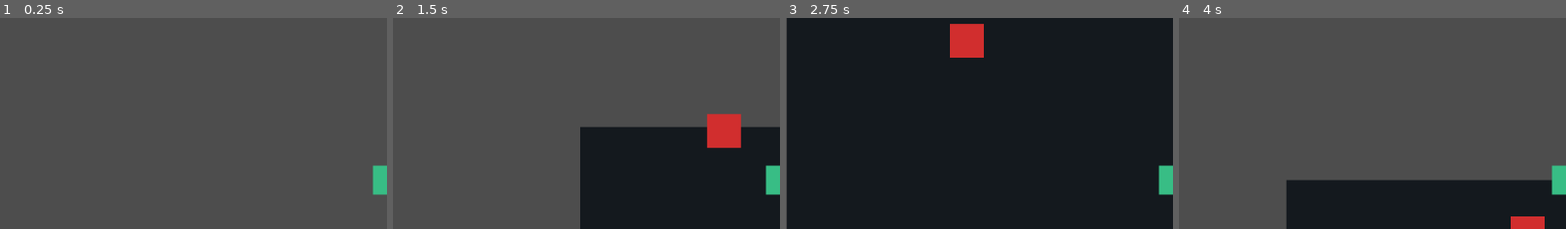
Above: before the commit, frames 1-4 (left to right).
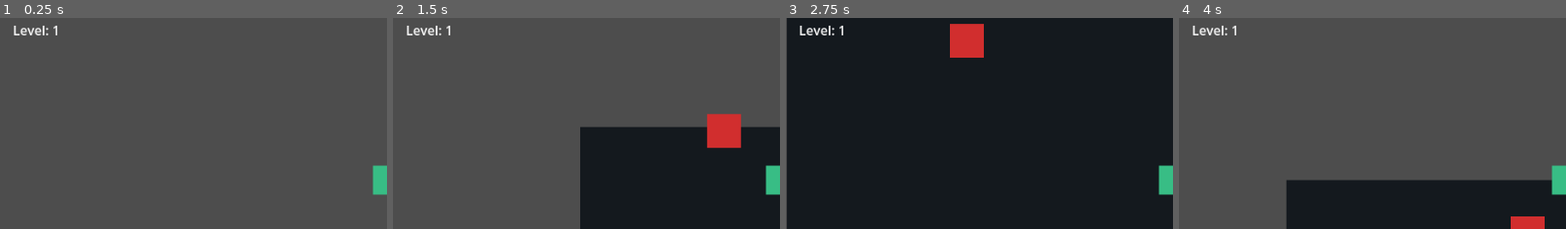
Above: after the commit, the same moments.

Repository: djlasher/Multi-Agent-Volume-1-RPG
Game: Godot game, scene res://scenes/main.tscn
Two runs of this game, one before a commit and one after it. Both use one fixed random seed, a clock stepped at 60 frames per second and the inputs below.
Inputs (mouse positions are % of the whole screen's width and height, from its top left):
- Up to frame 1 (0.25 s): no input
- Up to frame 2 (1.5 s): tap Enter at 0.5 s; move the mouse to (72, 43) at 0.52 s; hold Right (ui_right) 0.53-1.28 s; tap R at 0.6, 1.35 s; click (72, 43) at 0.67 s; tap Space at 0.77 s; move the mouse to (30, 54) at 1.27 s; hold Down (ui_down) from 1.28 s (still down)
- Up to frame 3 (2.75 s): tap Space at 1.52 s; move the mouse to (60, 26) at 2.02 s; release Down (ui_down) at 2.03 s; hold Right (ui_right) from 2.03 s (still down); tap R at 2.1 s
- Up to frame 4 (4 s): move the mouse to (45, 69) at 2.77 s; release Right (ui_right) at 2.78 s; hold Up (ui_up) 2.78-3.53 s; tap R at 2.85, 3.6 s; click (45, 69) at 2.92 s; tap Space at 3.02, 3.77 s; move the mouse to (80, 64) at 3.52 s; hold Left (ui_left) from 3.53 s (still down)
The pictures show only the part of the screen within x 0-50%, y 10-60%; the shares and areas given below are measured in that part.

The runs differ from the first frame. In frame 1, 0.3% of the frame differs, in the area x 3-15%, y 3-9%; in frame 2, 0.3%; in frame 3, 0.3%; in frame 4, 0.3%.

Commit message:
Add XP level up loop

Diff:
--- a/scenes/main.tscn
+++ b/scenes/main.tscn
@@ -44,6 +44,23 @@
 offset_bottom=70.0
 text="XP: 0"
 
+[node name="LevelLabel" type="Label" parent="GameUI"]
+offset_left=16.0
+offset_top=72.0
+offset_right=220.0
+offset_bottom=98.0
+text="Level: 1"
+
+[node name="LevelUpLabel" type="Label" parent="GameUI"]
+visible=false
+offset_left=324.0
+offset_top=120.0
+offset_right=636.0
+offset_bottom=168.0
+text="Level Up! Speed +25"
+horizontal_alignment=1
+vertical_alignment=1
+
 [node name="GameOverLabel" type="Label" parent="GameUI"]
 visible=false
 offset_left=324.0
--- a/scripts/main.gd
+++ b/scripts/main.gd
@@ -4,17 +4,25 @@
 const XP_PICKUP_SCENE := preload("res://scenes/xp_pickup.tscn")
 
 @export var enemy_respawn_delay: float = 1.25
+@export var xp_to_level: int = 3
+@export var speed_increase_per_level: float = 25.0
 
 var enemies_defeated: int = 0
 var xp: int = 0
+var level: int = 1
 
 @onready var defeated_count_label: Label = $GameUI/DefeatedCountLabel
 @onready var xp_count_label: Label = $GameUI/XPCountLabel
+@onready var level_label: Label = $GameUI/LevelLabel
+@onready var level_up_label: Label = $GameUI/LevelUpLabel
 @onready var enemy_spawn_point: Node2D = $EnemySpawnPoint
+@onready var player = $Player
 
 func _ready() -> void:
 	_update_defeated_count()
 	_update_xp_count()
+	_update_level()
+	level_up_label.visible = false
 
 func enemy_defeated(defeat_position: Vector2) -> void:
 	enemies_defeated += 1
@@ -25,6 +33,8 @@
 
 func collect_xp(amount: int) -> void:
 	xp += amount
+	if xp >= xp_to_level:
+		_level_up()
 	_update_xp_count()
 	print("XP: %s" % xp)
 
@@ -44,3 +54,19 @@
 
 func _update_xp_count() -> void:
 	xp_count_label.text = "XP: %s" % xp
+
+func _update_level() -> void:
+	level_label.text = "Level: %s" % level
+
+func _level_up() -> void:
+	level += 1
+	xp = 0
+	if player != null:
+		player.speed += speed_increase_per_level
+	level_up_label.text = "Level Up! Speed +%s" % speed_increase_per_level
+	level_up_label.visible = true
+	_update_level()
+	if player != null:
+		print("Level up! Level: %s, player speed: %s" % [level, player.speed])
+	else:
+		print("Level up! Level: %s" % level)
Not shown, added: scripts/main.gd.uid
Not shown, added: scripts/xp_pickup.gd.uid
Not shown, changed: DEVELOPMENT_LOG.md
Not shown, changed: docs/DEVLOG.md
Not shown, changed: docs/RUNNING_LOCALLY.md
